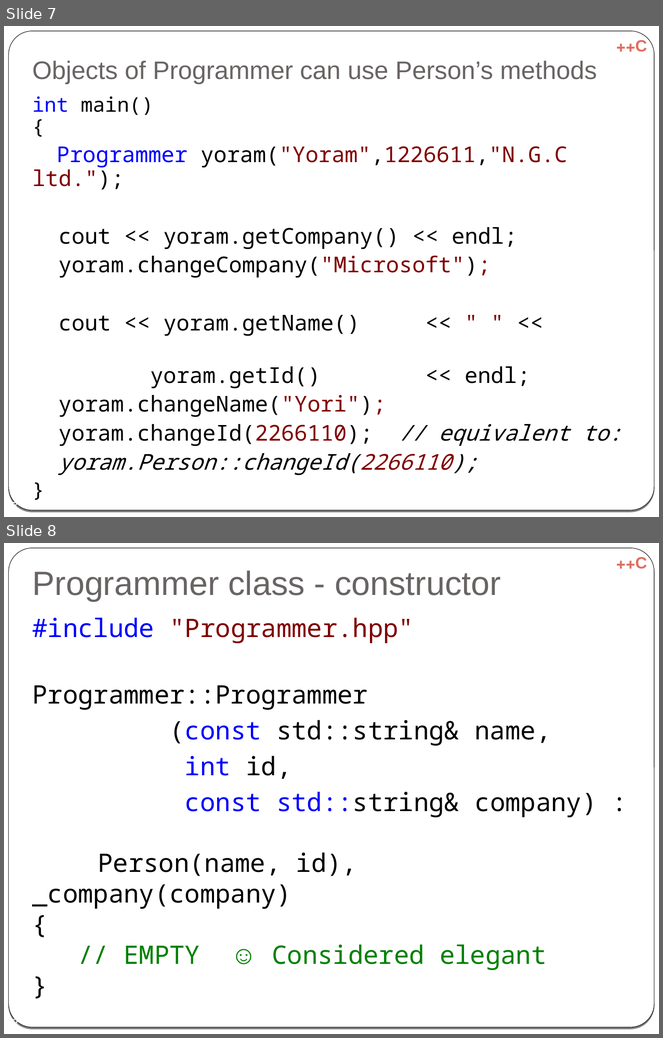
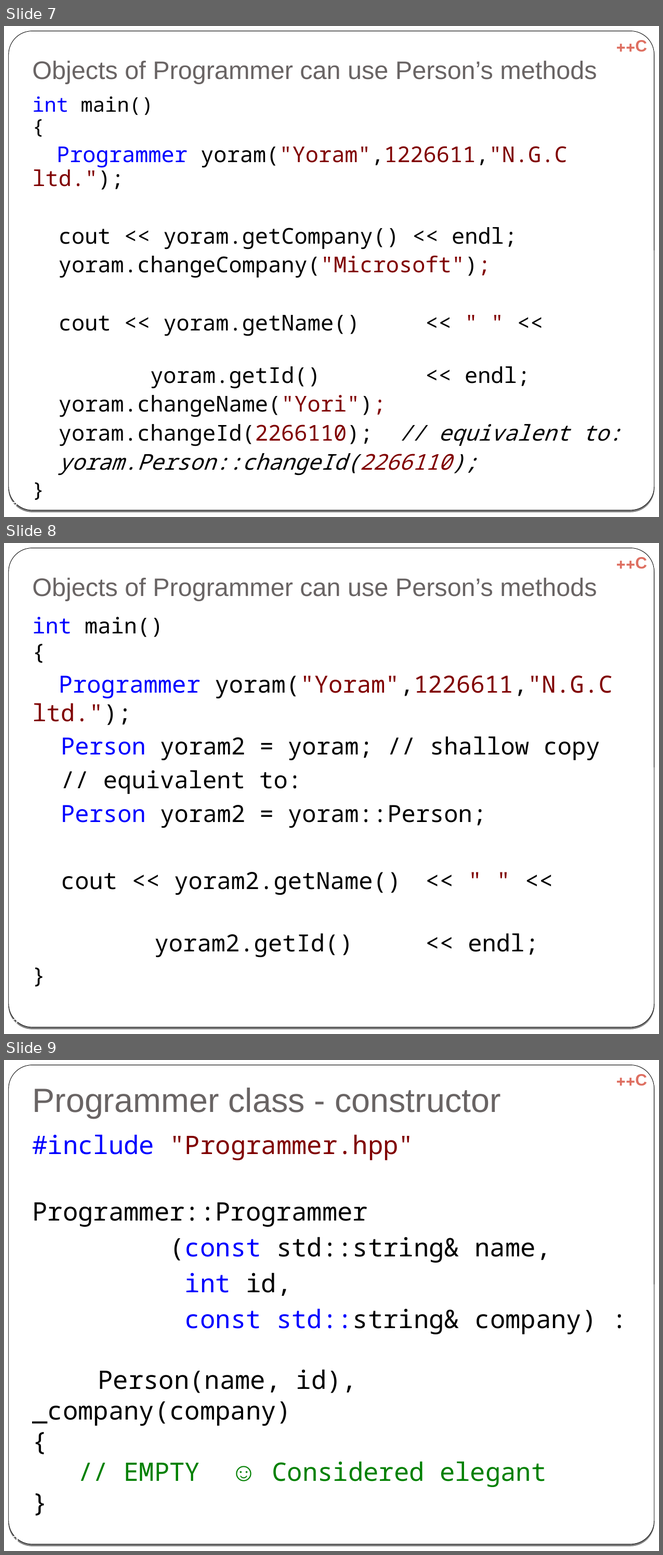
Before and after one commit to cpp-at-ariel/cpp-5780, a slide deck: 06-inheritance/slides-inheritance.odp. Shown one above the other, each under a label of ours: slides 7 and 8 before the commit, slides 7, 8 and 9 after it. The pictures are 663x1038 and 663x1555 pixels, drawn with LibreOffice and Linux fonts; fonts in the diff are those of the drawing. Boxes give left, top, right and bottom in pixels: in the first picture for what was removed or moved away, otherwise in the second. Text is boxed around its words. In the diff, an @@ line names an element or a change of style, - is before the commit and + after.

```diff
--- a/06-inheritance/slides-inheritance.odp
+++ b/06-inheritance/slides-inheritance.odp
@@ slide 8 added at box(4, 543, 659, 1034), background gradient #000000 to #FFFFFF; not listed: 3 template elements that a slide beside it also shows @@
@@ title added at box(32, 578, 597, 601), 27.8 pt, text #696464 @@
+Objects of Programmer can use Person’s methods
@@ text added at box(32, 617, 613, 957), 26 pt, text #000000 @@
+int main()
+{
+Programmer yoram("Yoram",1226611,"N.G.C ltd.");
+Person yoram2 = yoram; // shallow copy
+// equivalent to:
+Person yoram2 = yoram::Person;
+cout << yoram2.getName() << " " <<
+yoram2.getId() << endl;
+}
@@ page number added at box(11, 1018, 19, 1025), 14 pt, text #FFFFFF @@
+8
@@ what was slide 8 is now slide 9 @@
```
Also in this commit, not shown: 3 slides changed, 4 other files.
